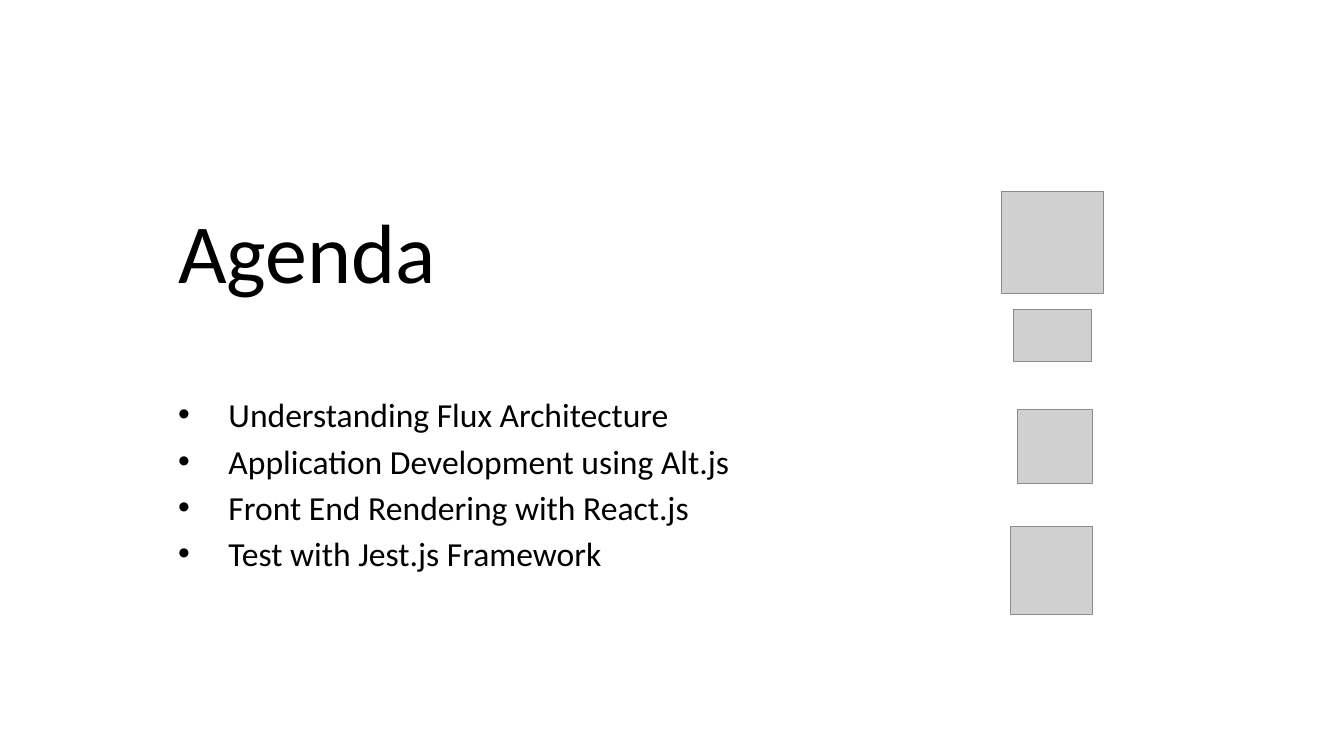
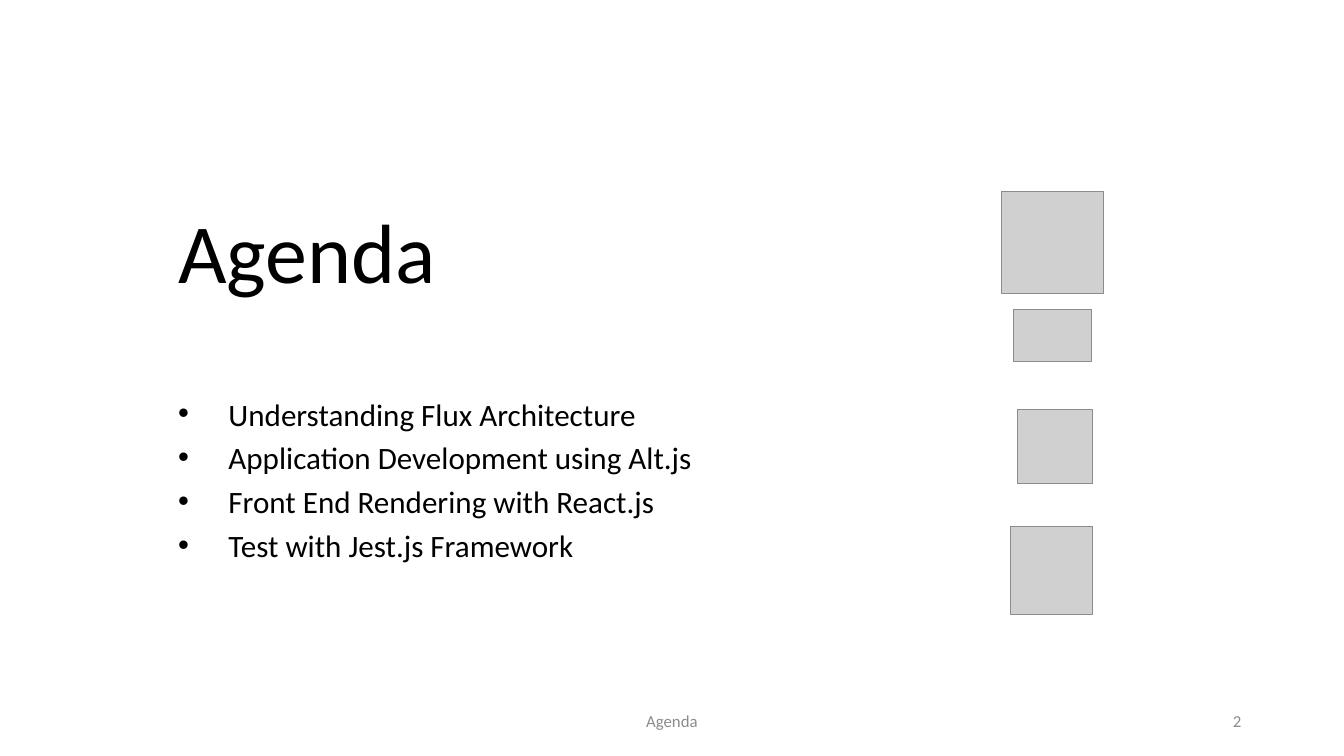
Before and after one commit to awahab29/samplealt, a slide deck: slide 2 of React.pptx (slide 1 before the commit). Drawn at 1344x756 pixels with LibreOffice and Linux fonts; fonts in the diff are those of the drawing; grey boxes stand for pictures. Boxes give left, top, right and bottom in pixels: in the first picture for what was removed or moved away, otherwise in the second. Text is boxed around its words. In the diff, an @@ line names an element or a change of style, - is before the commit and + after.

```diff
--- a/React.pptx
+++ b/React.pptx
@@ subtitle "Understanding Flux Architecture" at (x1=228, y1=404, x2=691, y2=563): size 24 to 22.2 pt @@
@@ text added at (x1=646, y1=715, x2=697, y2=730), 12 pt, text #8C8C8C @@
+Agenda
@@ page number added at (x1=1233, y1=716, x2=1241, y2=727), 12 pt, text #8C8C8C @@
+2
```
Also in this commit, not shown: 26 other slides changed, 2 slides added, 21 slides removed.
